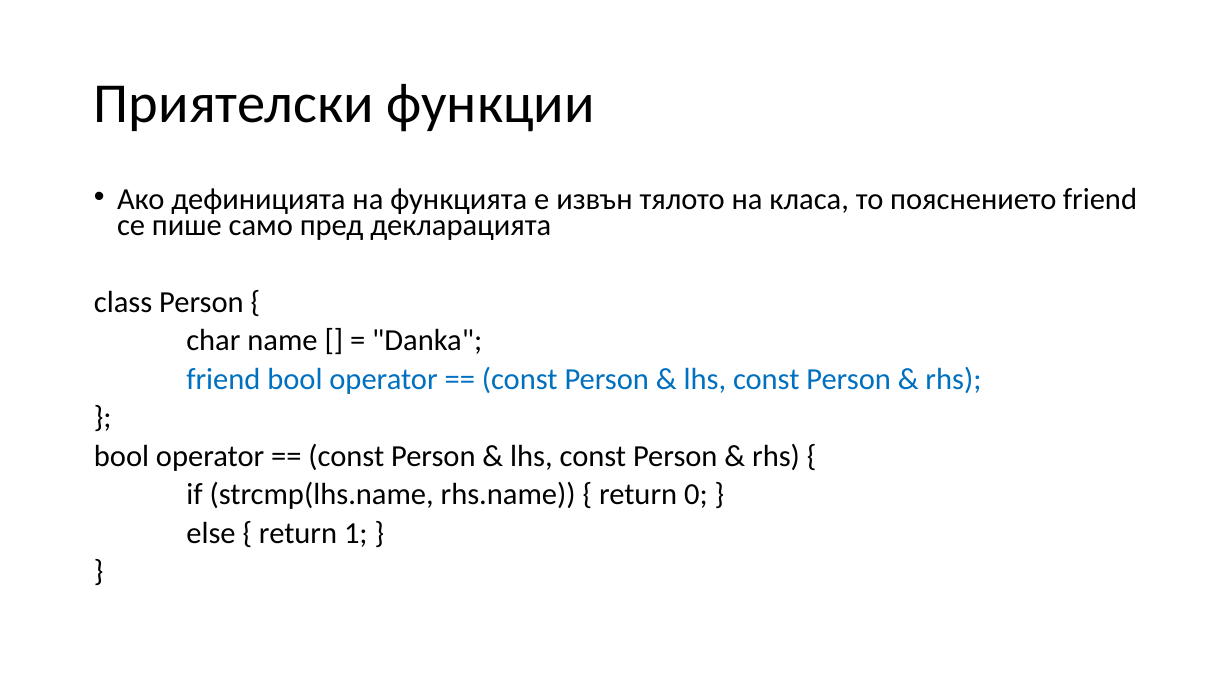
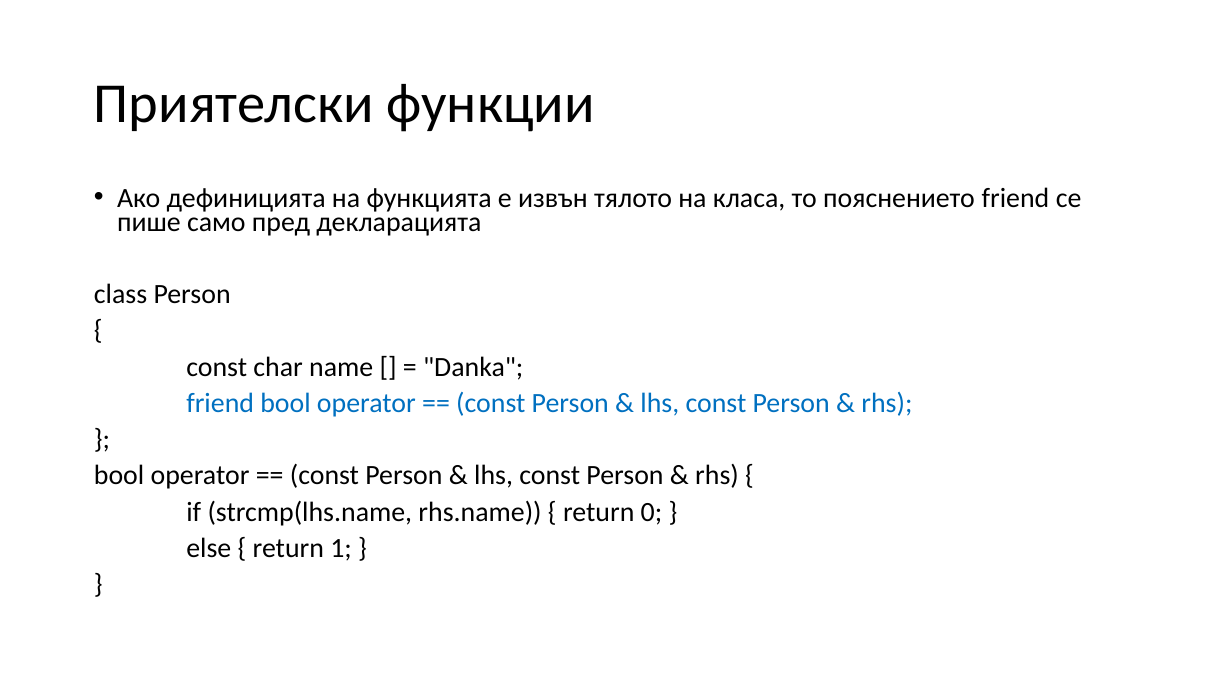
Before and after one commit to Mapmo/Uni-CPP, a slide deck: slide 29 of Object-Oriented Programming/Consultation3/Consultation3.pptx. Drawn at 1232x693 pixels with LibreOffice and Linux fonts; fonts in the diff are those of the drawing. Boxes give left, top, right and bottom in pixels: in the first picture for what was removed or moved away, otherwise in the second. Text is boxed around its words. In the diff, an @@ line names an element or a change of style, - is before the commit and + after.

```diff
--- a/Object-Oriented Programming/Consultation3/Consultation3.pptx
+++ b/Object-Oriented Programming/Consultation3/Consultation3.pptx
@@ text at [94, 187, 1082, 561]: size 23.8 to 21.7 pt in "Ако дефиницията на функцията е извън тялото ...", "friend bool operator == (const Person & ...", "};", "bool operator == (const Person & lhs, ..." and 3 more places @@
@@ text at [94, 283, 523, 380]: text changed; size 23.8 to 21.7 pt @@
-class Person {
-char name [] = "Danka";
+class Person
+{
+const char name [] = "Danka";
```
Also in this commit, not shown: 2 other slides changed, 2 other files.
